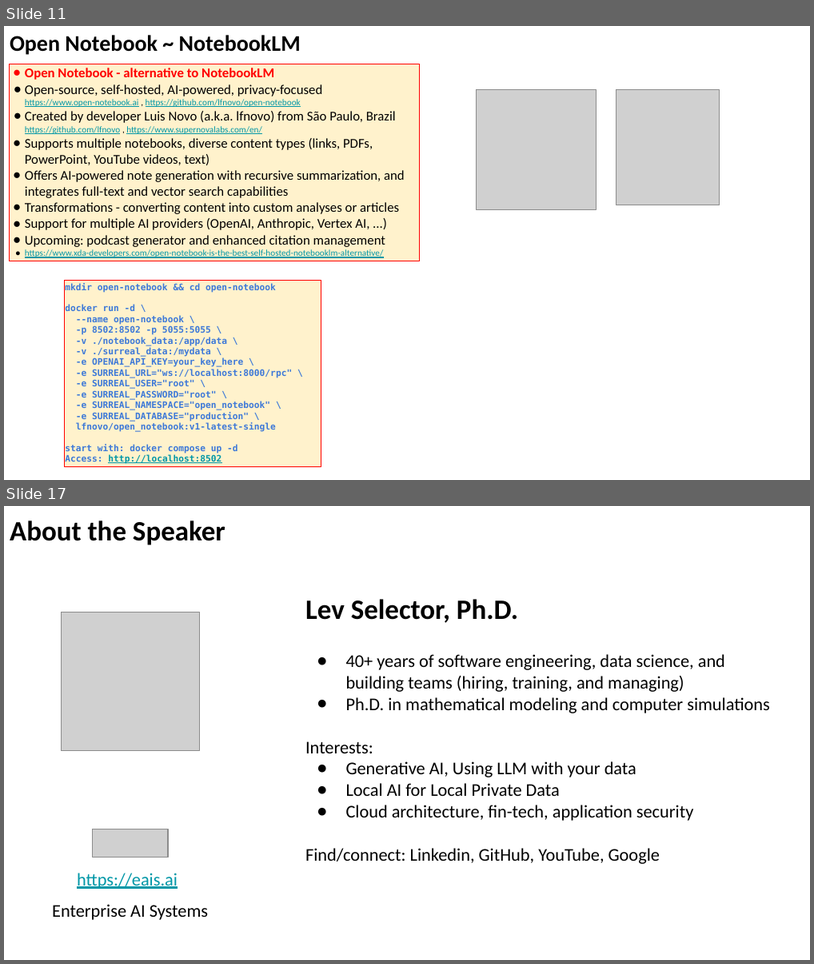
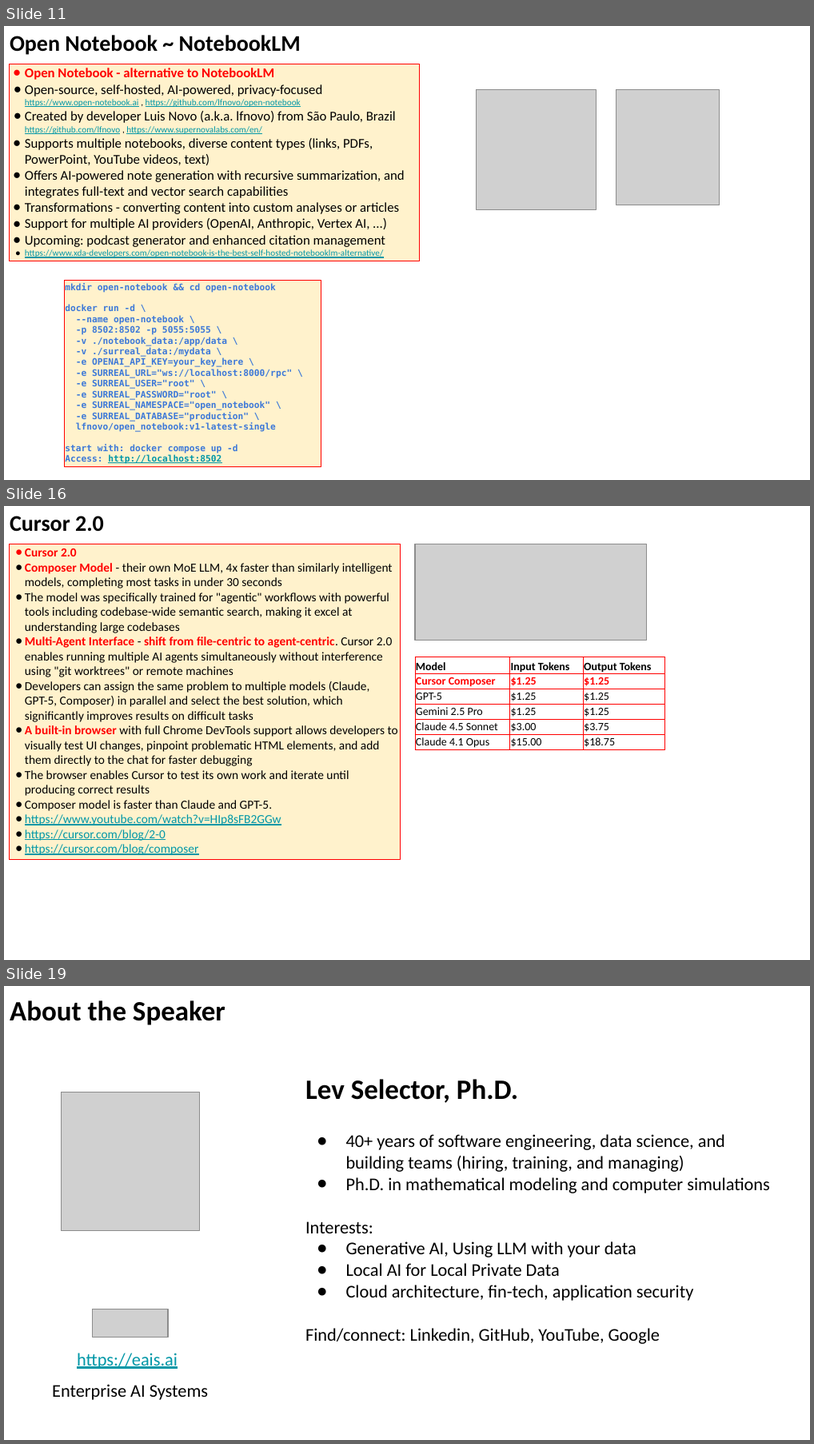
Before and after one commit to lselector/seminar, a slide deck: 2025/2025-10-31-AI-Updates.pptx. Shown one above the other, each under a label of ours: slides 11 and 17 before the commit, slides 11, 16 and 19 after it; the slides between them are not shown. The pictures are 814x964 and 814x1444 pixels, drawn with LibreOffice and Linux fonts; fonts in the diff are those of the drawing; grey boxes stand for pictures. Boxes give left, top, right and bottom in pixels: in the first picture for what was removed or moved away, otherwise in the second. Text is boxed around its words. In the diff, an @@ line names an element or a change of style, - is before the commit and + after.

```diff
--- a/2025/2025-10-31-AI-Updates.pptx
+++ b/2025/2025-10-31-AI-Updates.pptx
@@ slide 16 added at (x1=4, y1=506, x2=810, y2=960), background #FFFFFF @@
@@ text added at (x1=10, y1=516, x2=104, y2=532), 20 pt, text #000000, bold @@
+Cursor 2.0
@@ rectangle added at (x1=9, y1=544, x2=401, y2=860), fill #FFF2CC, outline #FF0000 0.75 pt, 11 pt, text #000000 @@
+● Cursor 2.0
+● Composer Model - their own MoE LLM, 4x faster than similarly intelligent models, completing most tasks in under 30 seconds
+● The model was specifically trained for "agentic" workflows with powerful tools including codebase-wide semantic search, making it excel at understanding large codebases
+● Multi-Agent Interface - shift from file-centric to agent-centric. Cursor 2.0 enables running multiple AI agents simultaneously without interference using "git worktrees" or remote machines
+● Developers can assign the same problem to multiple models (Claude, GPT-5, Composer) in parallel and select the best solution, which significantly improves results on difficult tasks
+● A built-in browser with full Chrome DevTools support allows developers to visually test UI changes, pinpoint problematic HTML elements, and add them directly to the chat for faster debugging
+● The browser enables Cursor to test its own work and iterate until producing correct results
+● Composer model is faster than Claude and GPT-5.
+● https://www.youtube.com/watch?v=HIp8sFB2GGw
+● https://cursor.com/blog/2-0
+● https://cursor.com/blog/composer
@@ picture added at (x1=415, y1=544, x2=646, y2=640) @@
@@ table added at (x1=415, y1=656, x2=666, y2=921), 6 rows, 3 columns @@
+Model | Input Tokens | Output Tokens
+Cursor Composer | $1.25 | $1.25
+GPT-5 | $1.25 | $1.25
+Gemini 2.5 Pro | $1.25 | $1.25
+Claude 4.5 Sonnet | $3.00 | $3.75
+Claude 4.1 Opus | $15.00 | $18.75
@@ what was slide 17 is now slide 19 @@
```
Also in this commit, not shown: 8 slides changed, 2 other slides added, 1 slide removed.
